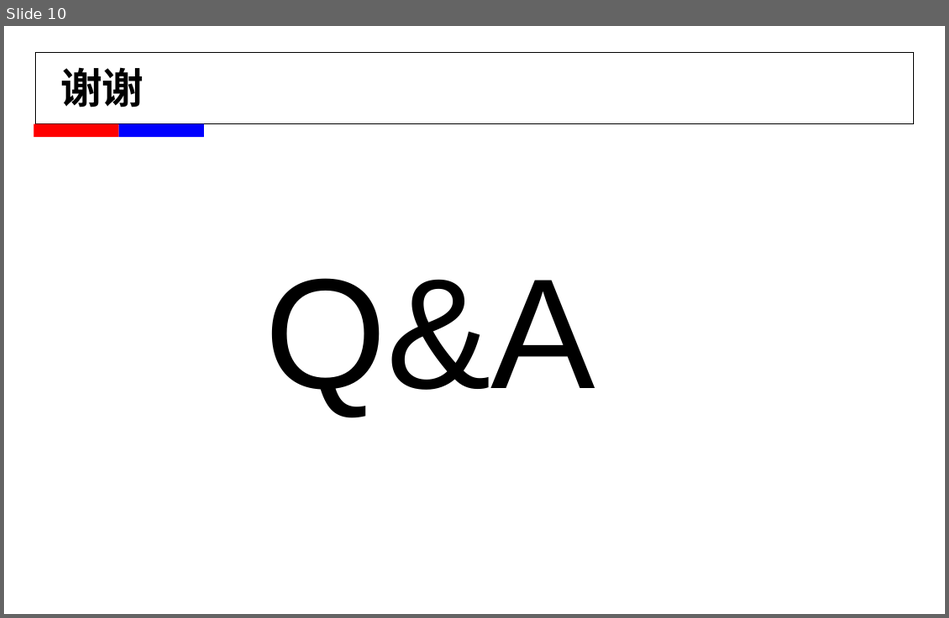
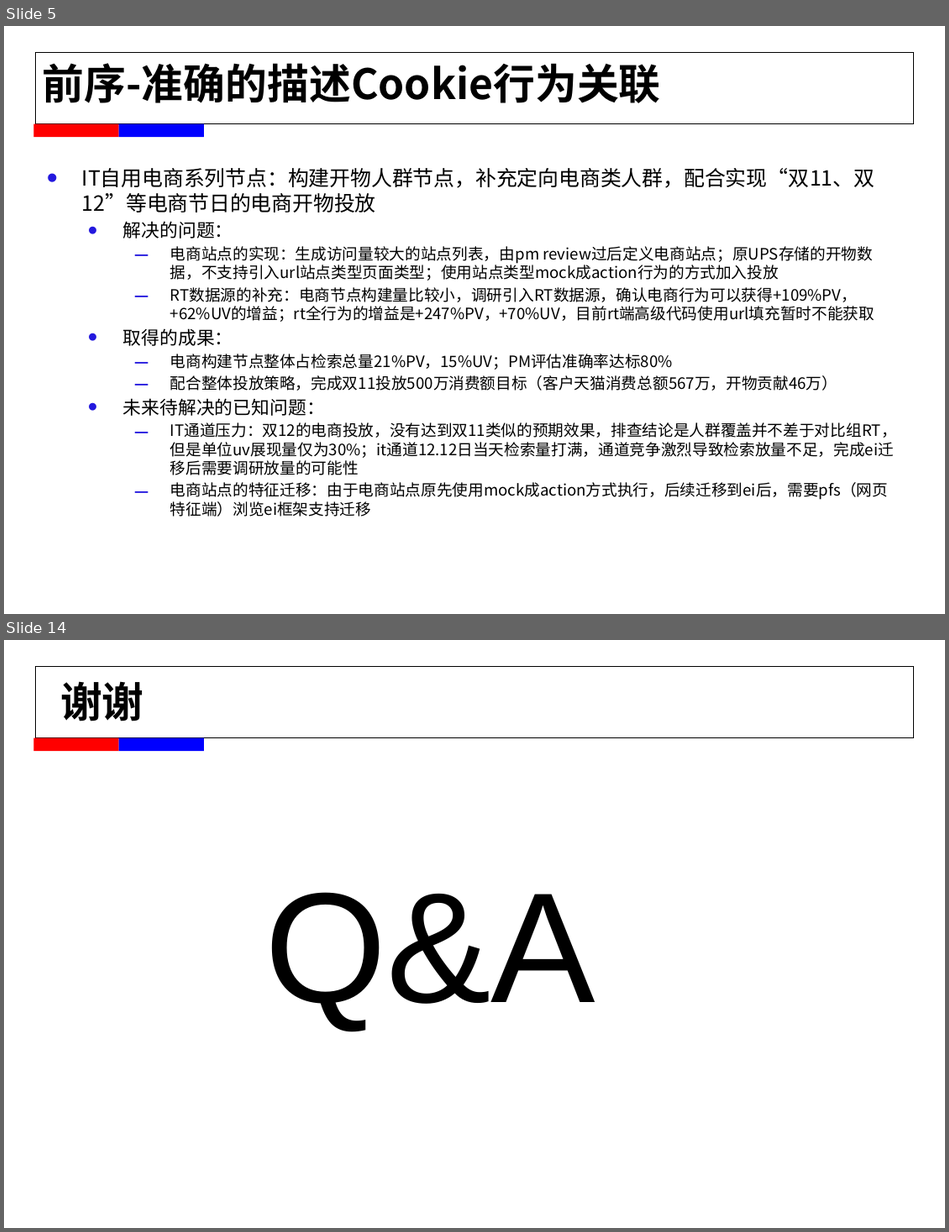
Before and after one commit to alexxyjiang/baidu-tech-report, a slide deck: For T5/蒋学渊_2015年春工作述职.pptx. Shown one above the other, each under a label of ours: slide 10 before the commit, slides 5 and 14 after it; the slides between them are not shown. The pictures are 949x618 and 949x1232 pixels, drawn with LibreOffice and Linux fonts; fonts in the diff are those of the drawing; background and template pictures are left out. Boxes give left, top, right and bottom in pixels: in the first picture for what was removed or moved away, otherwise in the second. Text is boxed around its words. In the diff, an @@ line names an element or a change of style, - is before the commit and + after.

```diff
--- a/For T5/蒋学渊_2015年春工作述职.pptx
+++ b/For T5/蒋学渊_2015年春工作述职.pptx
@@ slide 5 added at [4, 26, 945, 614], background #FFFFFF; not listed: 4 template elements that a slide beside it also shows @@
@@ text added at [43, 63, 661, 103], 32 pt, text #000000, bold @@
+前序-准确的描述Cookie行为关联
@@ text added at [82, 168, 897, 517], 12 pt, text #000000 @@
+• IT自用电商系列节点：构建开物人群节点，补充定向电商类人群，配合实现“双11、双12”等电商节日的电商开物投放
+    • 解决的问题：
+      – 电商站点的实现：生成访问量较大的站点列表，由pm review过后定义电商站点；原UPS存储的开物数据，不支持引入url站点类型页面类型；使用站点类型mock成action行为的方式加入投放
+      – RT数据源的补充：电商节点构建量比较小，调研引入RT数据源，确认电商行为可以获得+109%PV，+62%UV的增益；rt全行为的增益是+247%PV，+70%UV，目前rt端高级代码使用url填充暂时不能获取
+    • 取得的成果：
+      – 电商构建节点整体占检索总量21%PV，15%UV；PM评估准确率达标80%
+      – 配合整体投放策略，完成双11投放500万消费额目标（客户天猫消费总额567万，开物贡献46万）
+    • 未来待解决的已知问题：
+      – IT通道压力：双12的电商投放，没有达到双11类似的预期效果，排查结论是人群覆盖并不差于对比组RT，但是单位uv展现量仅为30%；it通道12.12日当天检索量打满，通道竞争激烈导致检索放量不足，完成ei迁移后需要调研放量的可能性
+      – 电商站点的特征迁移：由于电商站点原先使用mock成action方式执行，后续迁移到ei后，需要pfs（网页特征端）浏览ei框架支持迁移
@@ what was slide 10 is now slide 14 @@
```
Also in this commit, not shown: 8 slides changed, 4 other slides added, 1 slide removed, 4 other files.
